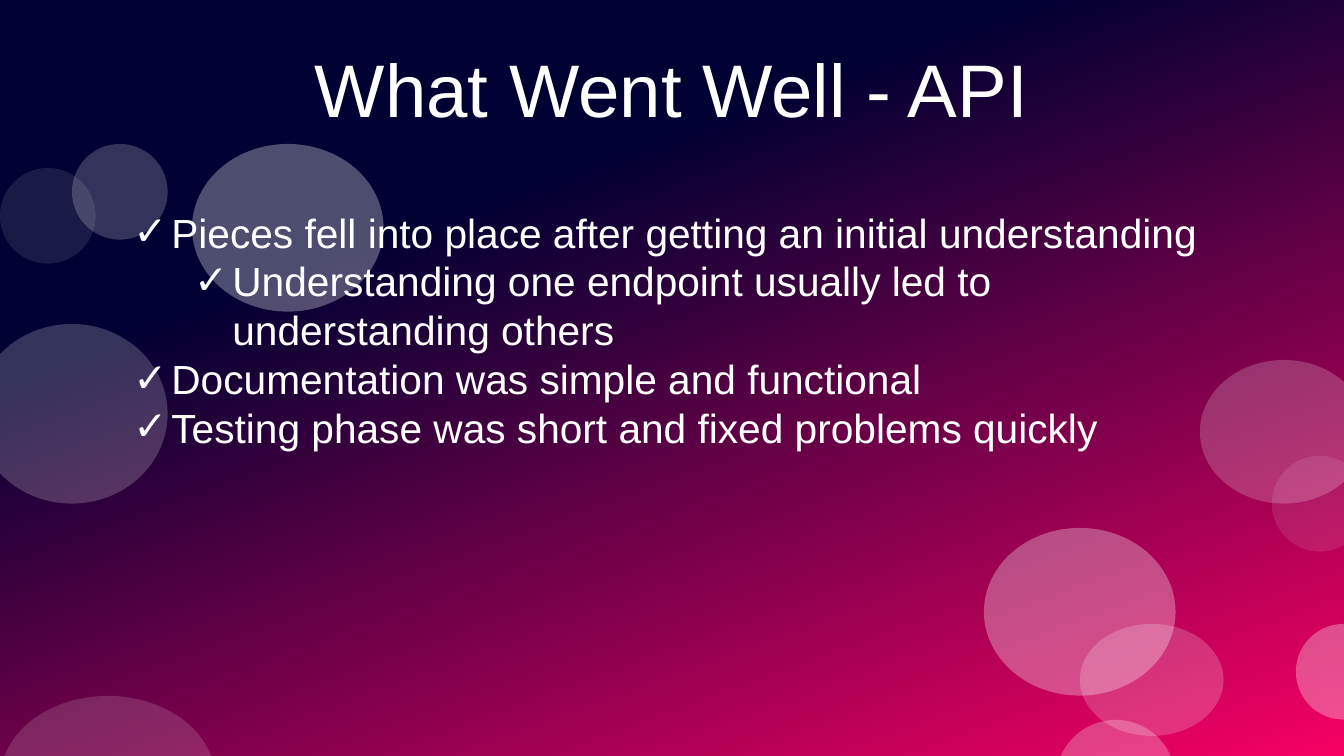
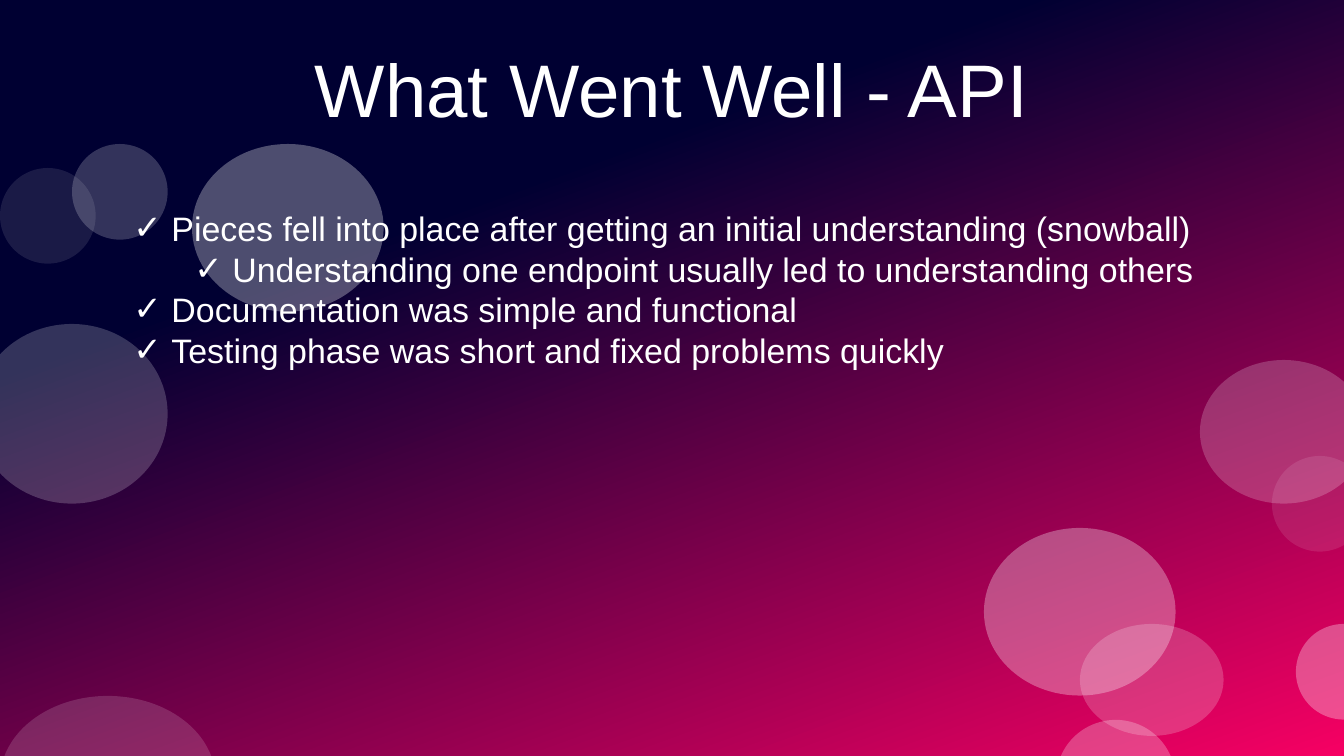
Before and after one commit to PrototypeProto/COP_4331_Small-Project, a slide deck: slide 15 of Pres.pptx. Drawn at 1344x756 pixels with LibreOffice and Linux fonts; fonts in the diff are those of the drawing. Boxes give left, top, right and bottom in pixels: in the first picture for what was removed or moved away, otherwise in the second. Text is boxed around its words. In the diff, an @@ line names an element or a change of style, - is before the commit and + after.

```diff
--- a/Pres.pptx
+++ b/Pres.pptx
@@ text at [171,214,1190,248]: text changed; size 24 to 20 pt @@
-✓ Pieces fell into place after getting an initial understanding
+✓ Pieces fell into place after getting an initial understanding (snowball)
@@ text at [171,254,1193,370]: size 24 to 20 pt in "Understanding one endpoint usually led to understanding ...", "Documentation was simple and functional", "Testing phase was short and fixed problems ..." @@
```
Also in this commit, not shown: 14 other slides changed, 2 slides added, 2 slides removed.
